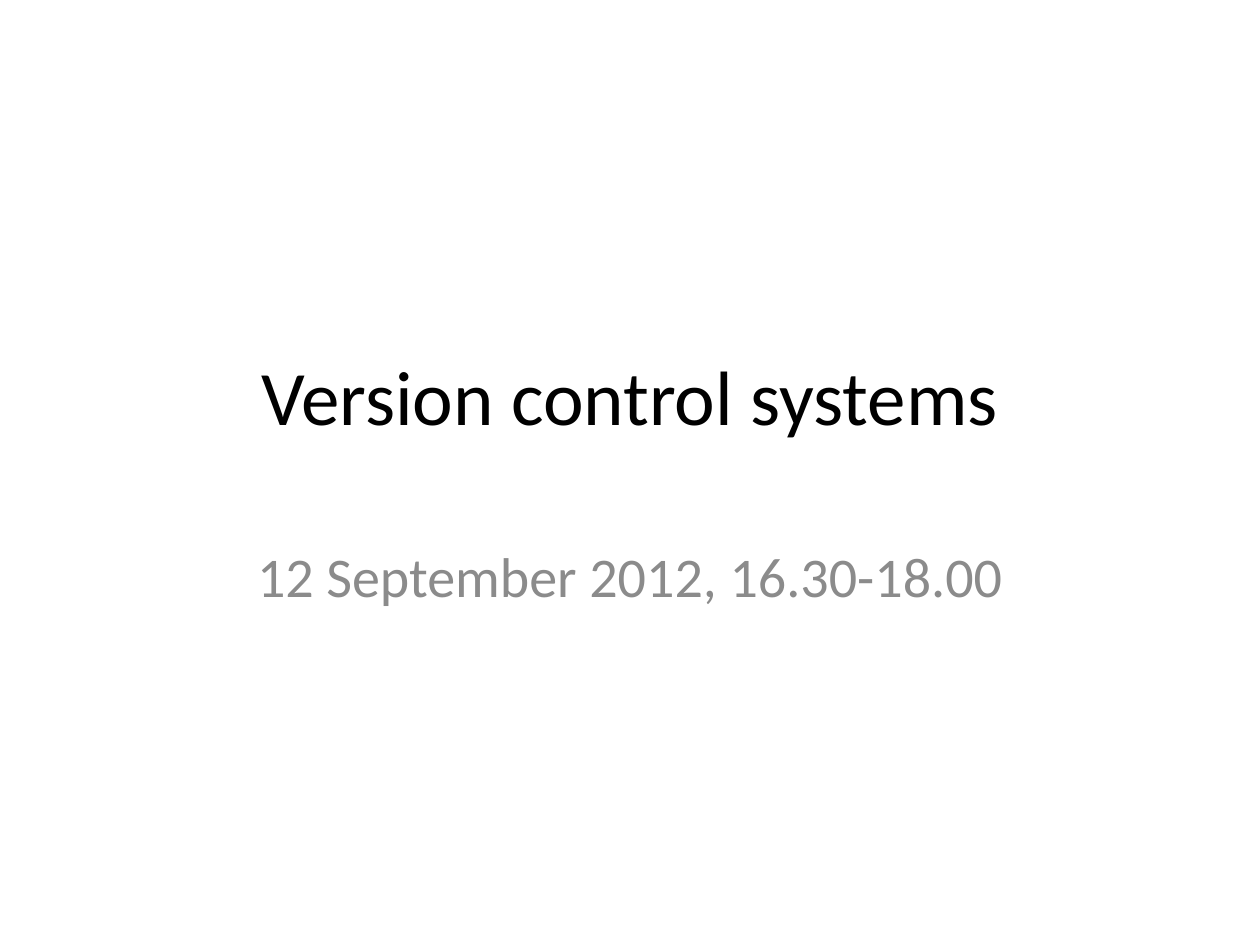
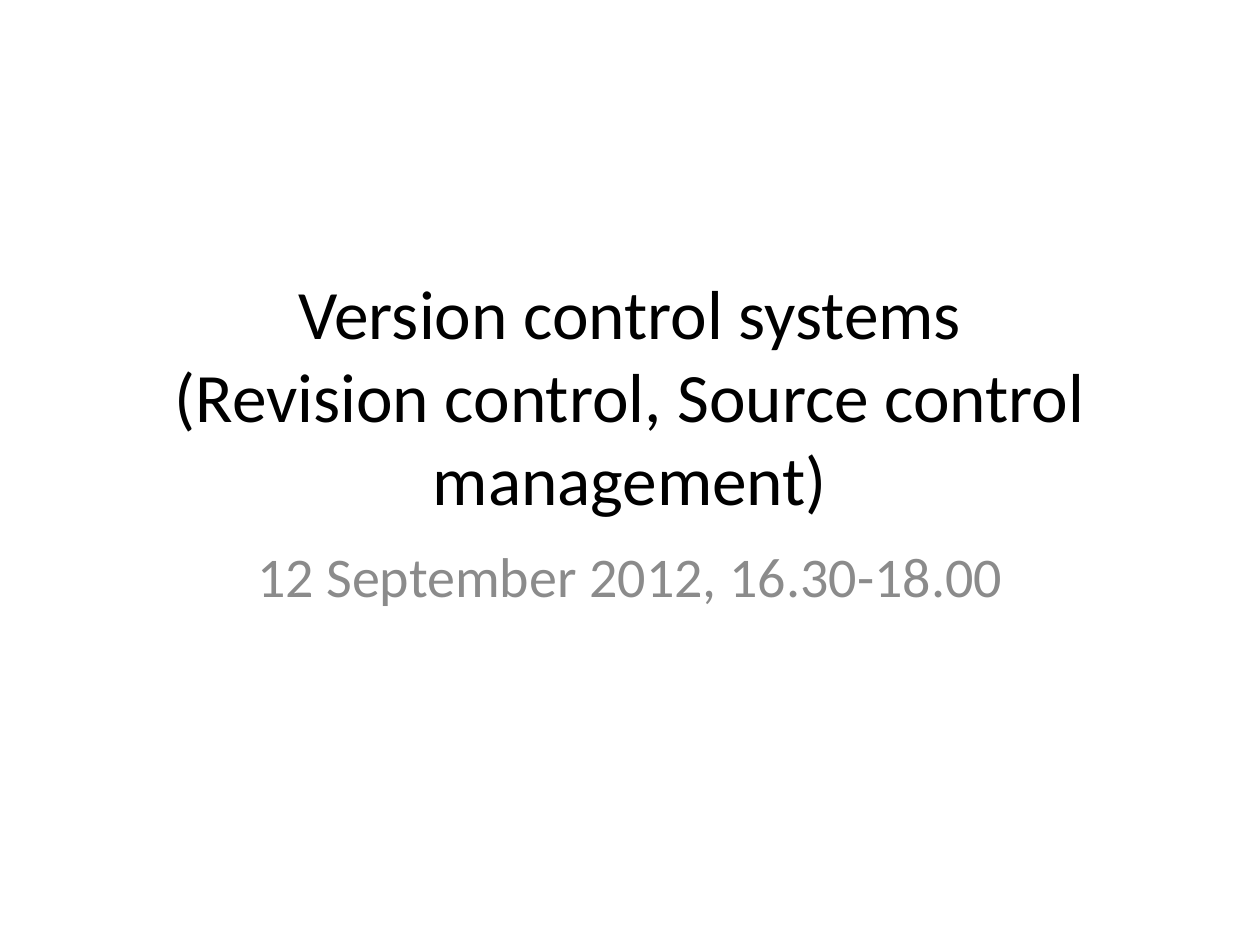
Before and after one commit to rvosa/ngs-workflows, a slide deck: slide 1 of doc/slides/day2/session5/RCS.pptx. Drawn at 1260x945 pixels with LibreOffice and Linux fonts; fonts in the diff are those of the drawing. Boxes give left, top, right and bottom in pixels: in the first picture for what was removed or moved away, otherwise in the second. Text is boxed around its words. In the diff, an @@ line names an element or a change of style, - is before the commit and + after.

Commit message:
RCS.pptx moved from session4 to session5, and complete

```diff
--- a/doc/slides/day2/session5/RCS.pptx
+++ b/doc/slides/day2/session5/RCS.pptx
@@ title at box(175, 291, 1085, 517): text changed; size 44 to 39.6 pt @@
-Version control systems
+Version control systems
+(Revision control, Source control management)
```
Also in this commit, not shown: 1 other file.
